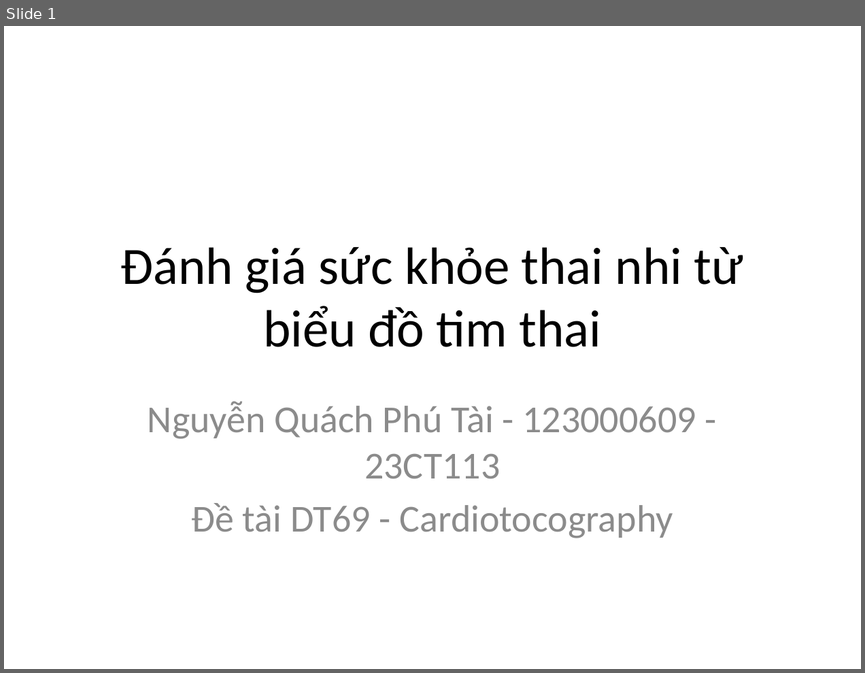
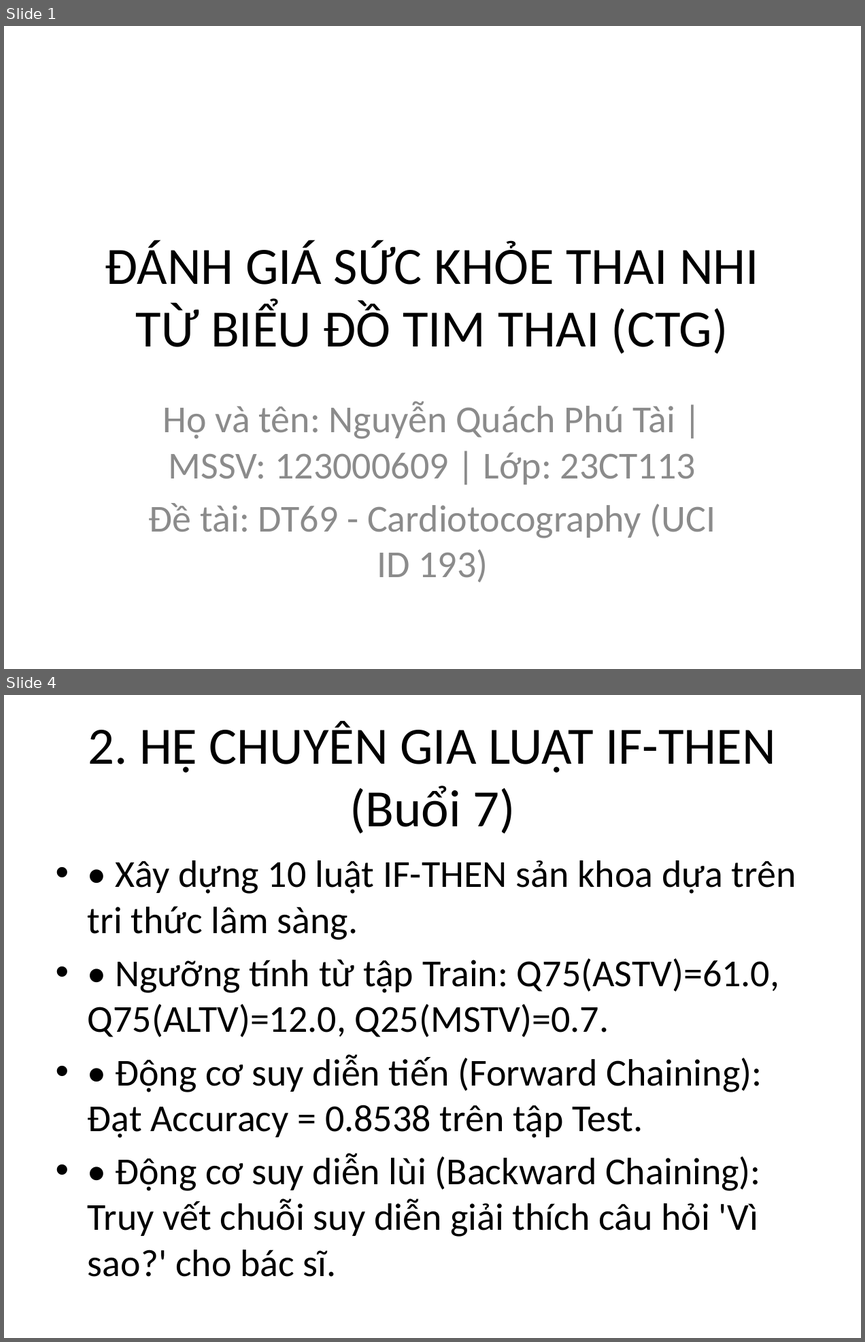
Before and after one commit to Escanor292/caimo, a slide deck: DT69_123000609_SlideThuyetTrinh.pptx. Shown one above the other, each under a label of ours: slide 1 before the commit, slides 1 and 4 after it; the slides between them are not shown. The pictures are 865x673 and 865x1342 pixels, drawn with LibreOffice and Linux fonts; fonts in the diff are those of the drawing. Boxes give left, top, right and bottom in pixels: in the first picture for what was removed or moved away, otherwise in the second. Text is boxed around its words. In the diff, an @@ line names an element or a change of style, - is before the commit and + after.

```diff
--- a/DT69_123000609_SlideThuyetTrinh.pptx
+++ b/DT69_123000609_SlideThuyetTrinh.pptx
@@ slide 4 added at [4, 695, 861, 1338], background #FFFFFF @@
@@ title added at [88, 721, 776, 834], 44 pt, text #000000 @@
+2. HỆ CHUYÊN GIA LUẬT IF-THEN (Buổi 7)
@@ text added at [88, 860, 796, 1276], 32 pt, text #000000 @@
+• • Xây dựng 10 luật IF-THEN sản khoa dựa trên tri thức lâm sàng.
+• • Ngưỡng tính từ tập Train: Q75(ASTV)=61.0, Q75(ALTV)=12.0, Q25(MSTV)=0.7.
+• • Động cơ suy diễn tiến (Forward Chaining): Đạt Accuracy = 0.8538 trên tập Test.
+• • Động cơ suy diễn lùi (Backward Chaining): Truy vết chuỗi suy diễn giải thích câu hỏi 'Vì sao?' cho bác sĩ.
@@ slide 1 changed as well @@
@@ title at [105, 240, 759, 354]: text changed @@
-Đánh giá sức khỏe thai nhi từ biểu đồ tim thai
+ĐÁNH GIÁ SỨC KHỎE THAI NHI TỪ BIỂU ĐỒ TIM THAI (CTG)
@@ subtitle at [149, 401, 715, 582]: text changed @@
-Nguyễn Quách Phú Tài - 123000609 - 23CT113
-Đề tài DT69 - Cardiotocography
+Họ và tên: Nguyễn Quách Phú Tài | MSSV: 123000609 | Lớp: 23CT113
+Đề tài: DT69 - Cardiotocography (UCI ID 193)
```
Also in this commit, not shown: 5 other slides changed, 3 other slides added, 6 slides removed, 8 other files.
